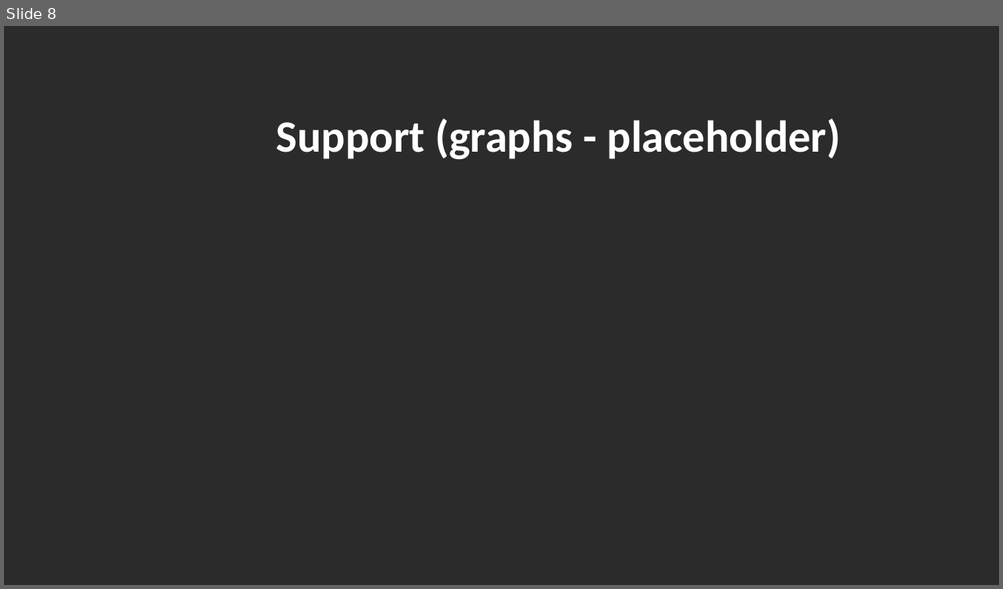
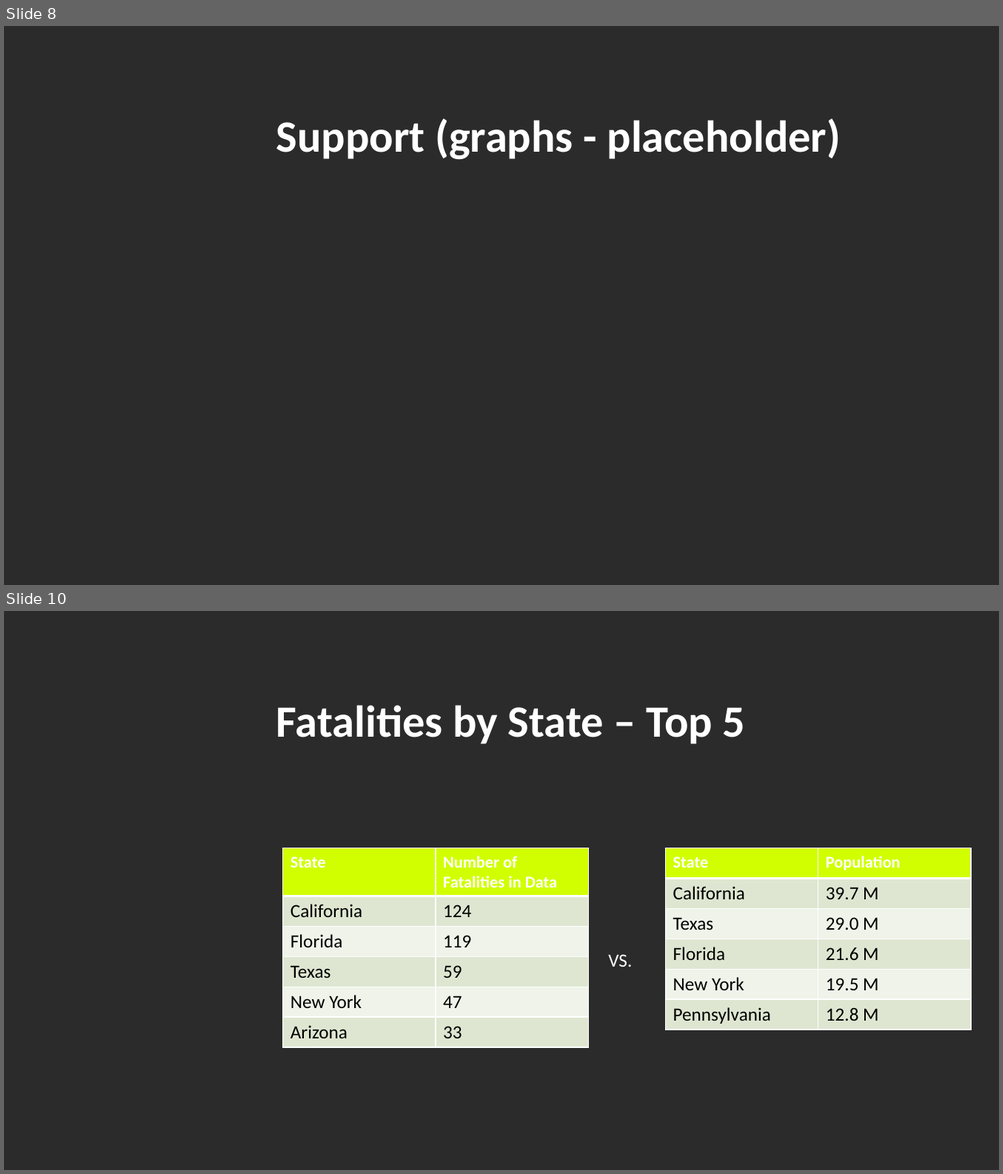
Before and after one commit to madams11/DataR-Project, a slide deck: US Bicycle Fatalities_Group 4.pptx. Shown one above the other, each under a label of ours: slide 8 before the commit, slides 8 and 10 after it; the slides between them are not shown. The pictures are 1003x589 and 1003x1174 pixels, drawn with LibreOffice and Linux fonts; fonts in the diff are those of the drawing; background and template pictures are left out; a plain dark background stands for a picture behind light text. Boxes give left, top, right and bottom in pixels: in the first picture for what was removed or moved away, otherwise in the second. Text is boxed around its words. In the diff, an @@ line names an element or a change of style, - is before the commit and + after.

```diff
--- a/US Bicycle Fatalities_Group 4.pptx
+++ b/US Bicycle Fatalities_Group 4.pptx
@@ slide 10 added at [4, 611, 999, 1170], background picture (left out) @@
@@ title added at [276, 705, 745, 744], 43.2 pt, text #FFFFFF, bold @@
+Fatalities by State – Top 5
@@ table added at [283, 849, 589, 1082], 6 rows, 2 columns @@
+State | Number of Fatalities in Data
+California | 124
+Florida | 119
+Texas | 59
+New York | 47
+Arizona | 33
@@ table added at [666, 849, 972, 1065], 6 rows, 2 columns @@
+State | Population
+California | 39.7 M
+Texas | 29.0 M
+Florida | 21.6 M
+New York | 19.5 M
+Pennsylvania | 12.8 M
@@ text added at [608, 954, 632, 967], 18 pt, text #FFFFFF @@
+VS.
```
Also in this commit, not shown: 1 other slide added.
